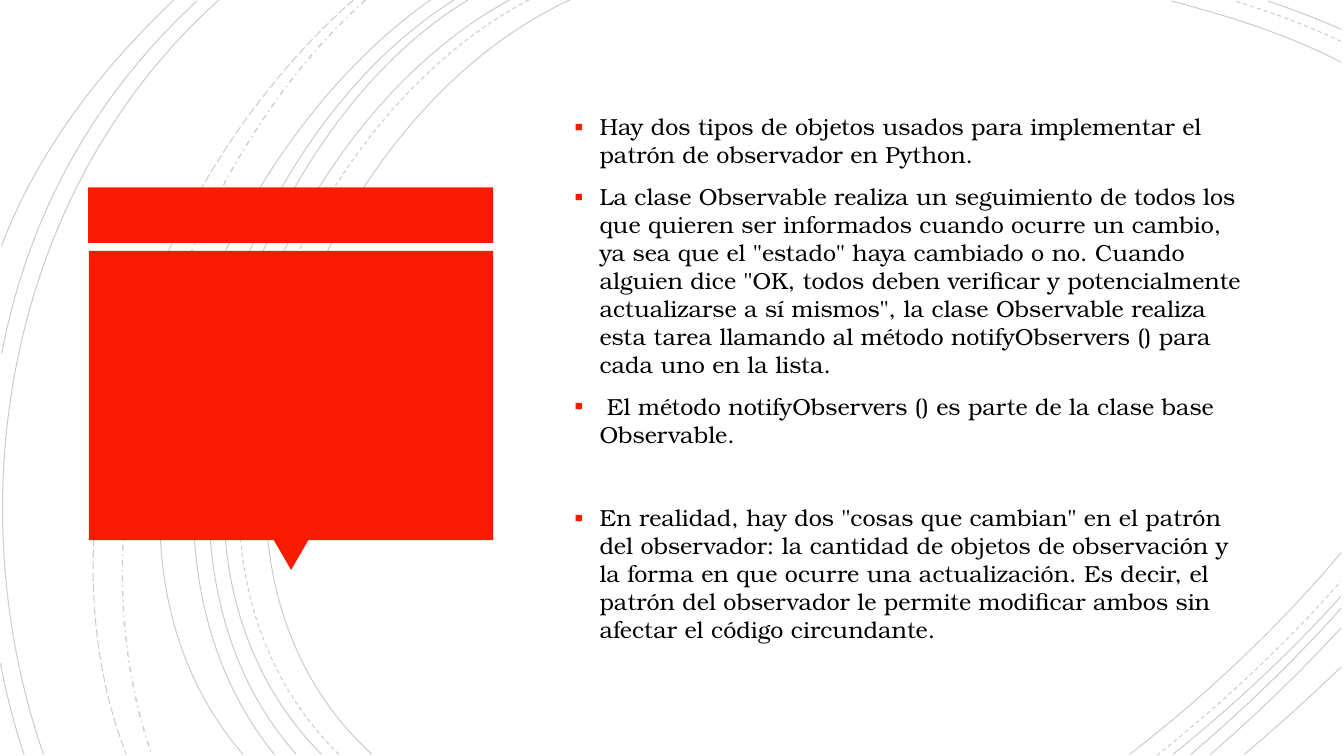
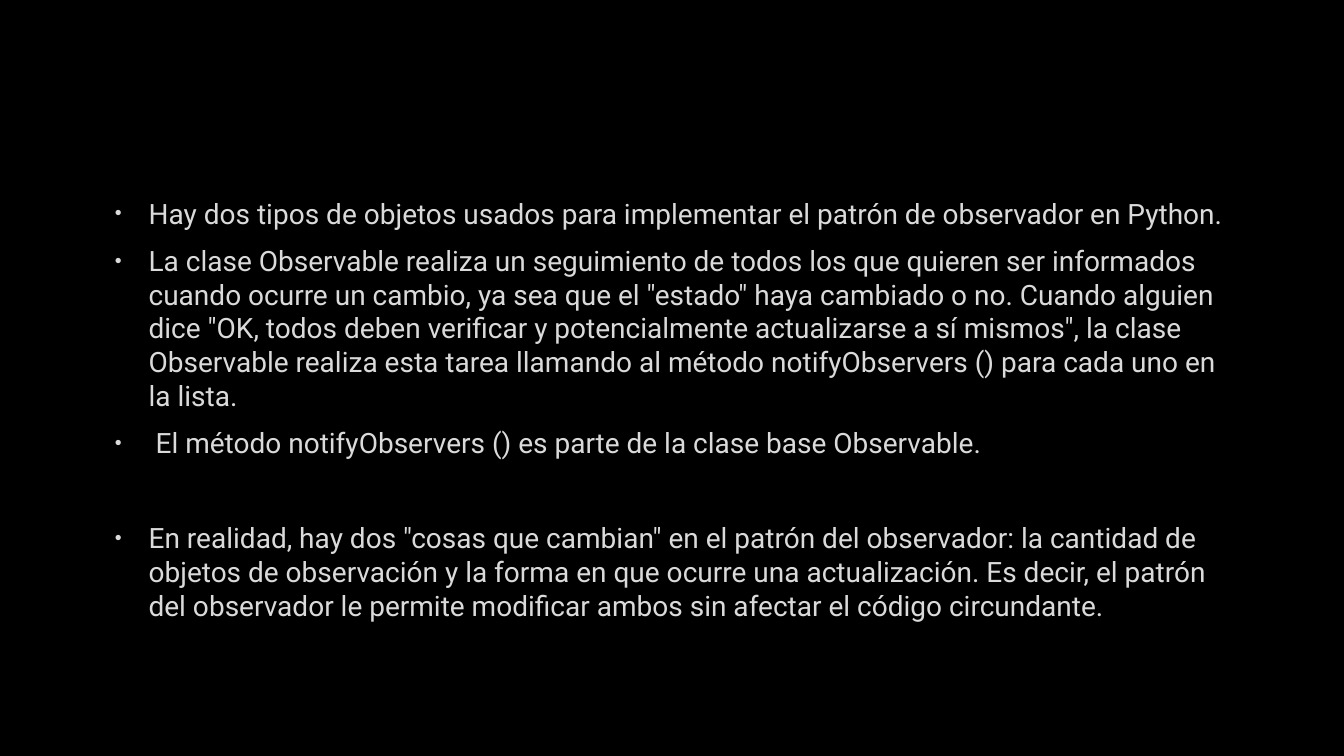
Before and after one commit to AnhellO/DAS_Sistemas, a slide deck: slide 10 of Ene-Jun-2018/Estefania Sosa/practica 4/Observer.pptx (slide 4 before the commit). Drawn at 1344x756 pixels with LibreOffice and Linux fonts; fonts in the diff are those of the drawing; background and template pictures are left out. Boxes give left, top, right and bottom in pixels: in the first picture for what was removed or moved away, otherwise in the second. Text is boxed around its words. In the diff, an @@ line names an element or a change of style, - is before the commit and + after.

Commit message:
cambios presentacion

```diff
--- a/Ene-Jun-2018/Estefania Sosa/practica 4/Observer.pptx
+++ b/Ene-Jun-2018/Estefania Sosa/practica 4/Observer.pptx
@@ background #FFFFFF to picture (left out) @@
@@ group removed at [0, 0, 1342, 756]: 21 freeform shapes @@
@@ rectangle removed at [89, 188, 494, 243] @@
@@ text "Hay dos tipos de objetos ...": place and size @@
-text "Hay dos tipos de objetos ..." at [600, 118, 1240, 644]
+text "Hay dos tipos de objetos ..." at [149, 203, 1222, 622]
@@ text "Hay dos tipos de objetos ..." at [149, 203, 1222, 622]: size 16.6 to 20 pt, font TeX Gyre Bonum to Roboto, text colour #000000 to #DADADA, letter outline none to #404040 0.75 pt; bullet ▪ to •; bullet colour #F81B02 to #DADADA; vertical alignment middle to top @@
@@ rectangle removed at [89, 251, 493, 540] @@
@@ triangle removed at [273, 540, 309, 571] @@
```
Also in this commit, not shown: 2 other slides changed, 8 slides added, 3 slides removed.
